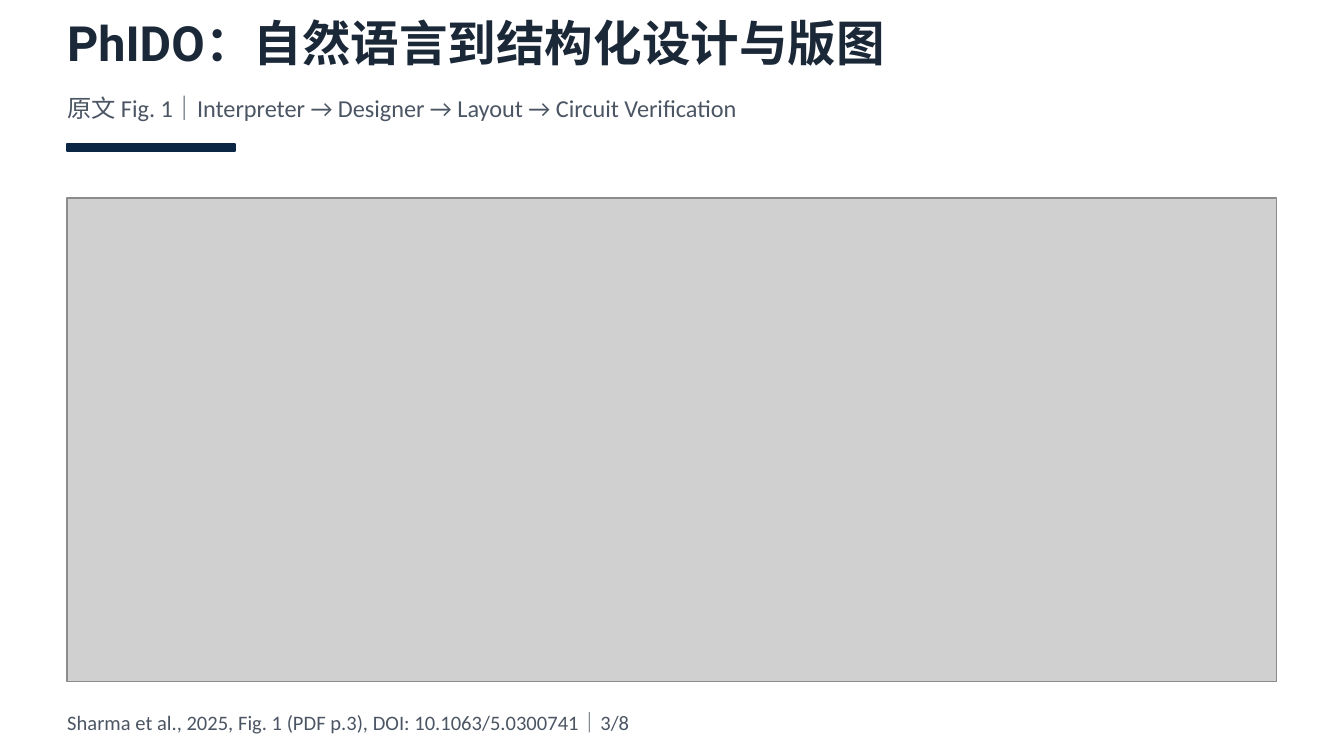
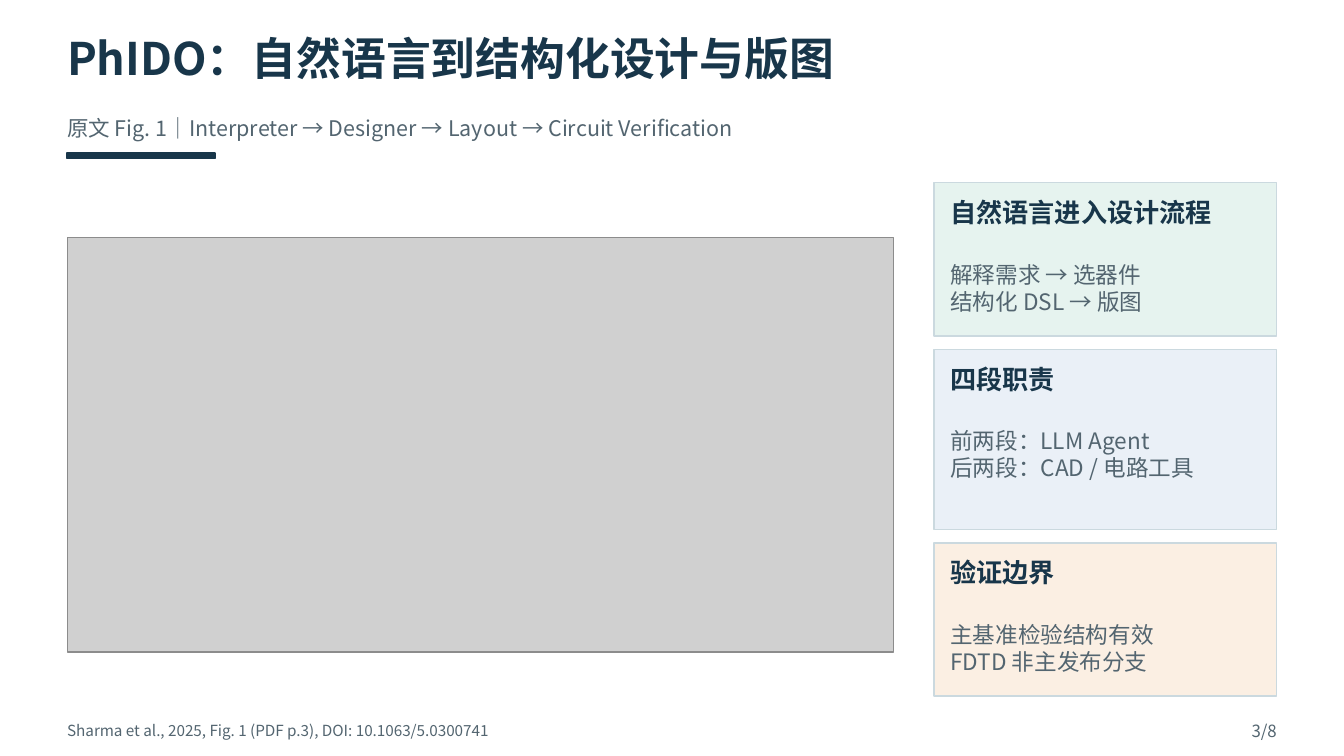
Before and after one commit to LlewynDavis/PIC_Harness_Research, a slide deck: slide 3 of presentations/task-018-class-harness/Harness_课堂汇报_项目重点版.pptx. Drawn at 1344x756 pixels with LibreOffice and Linux fonts; fonts in the diff are those of the drawing; grey boxes stand for pictures. Boxes give left, top, right and bottom in pixels: in the first picture for what was removed or moved away, otherwise in the second. Text is boxed around its words. In the diff, an @@ line names an element or a change of style, - is before the commit and + after.

```diff
--- a/presentations/task-018-class-harness/Harness_课堂汇报_项目重点版.pptx
+++ b/presentations/task-018-class-harness/Harness_课堂汇报_项目重点版.pptx
@@ text "PhIDO：自然语言到结构化设计与版图": place and size @@
-text "PhIDO：自然语言到结构化设计与版图" at box(67, 19, 885, 66)
+text "PhIDO：自然语言到结构化设计与版图" at box(67, 36, 834, 79)
@@ text "PhIDO：自然语言到结构化设计与版图" at box(67, 36, 834, 79): size 26 to 24 pt, font Roboto to Noto Sans CJK SC, text colour #1B2838 to #18364A; vertical alignment top to middle @@
@@ text "原文 Fig. 1｜Interpreter → Designer ...": place and size @@
-text "原文 Fig. 1｜Interpreter → Designer ..." at box(67, 96, 736, 121)
+text "原文 Fig. 1｜Interpreter → Designer ..." at box(67, 117, 733, 142)
@@ text "原文 Fig. 1｜Interpreter → Designer ..." at box(67, 117, 733, 142): size 13 to 11.5 pt, font Calibri to Noto Sans CJK SC, text colour #4B5563 to #536570; vertical alignment top to middle @@
@@ rectangle: place and size @@
-rectangle at box(67, 144, 235, 151)
+rectangle at box(67, 153, 215, 159)
@@ rectangle at box(67, 153, 215, 159): fill #0B2545 to #18364A; outline #0B2545 1 pt to #18364A 1 pt @@
@@ rectangle added at box(934, 183, 1277, 336), fill #E6F3EF, outline #CBD9DF 0.7 pt @@
@@ text added at box(950, 199, 1212, 225), 14 pt, text #18364A, bold @@
+自然语言进入设计流程
@@ picture: place and size @@
-picture at box(67, 198, 1277, 681)
+picture at box(67, 238, 894, 652)
@@ text added at box(950, 264, 1142, 312), 12.1 pt, text #536570 @@
+解释需求 → 选器件
+结构化 DSL → 版图
@@ rectangle added at box(934, 349, 1277, 530), fill #EAF0F7, outline #CBD9DF 0.7 pt @@
@@ text added at box(950, 366, 1055, 392), 14 pt, text #18364A, bold @@
+四段职责
@@ text added at box(950, 430, 1193, 478), 12.1 pt, text #536570 @@
+前两段：LLM Agent
+后两段：CAD / 电路工具
@@ rectangle added at box(934, 543, 1277, 696), fill #FBEFE3, outline #CBD9DF 0.7 pt @@
@@ text added at box(950, 559, 1055, 585), 14 pt, text #18364A, bold @@
+验证边界
@@ text added at box(950, 624, 1154, 672), 12.1 pt, text #536570 @@
+主基准检验结构有效
+FDTD 非主发布分支
@@ text at box(67, 723, 489, 740): text changed; size 11 to 8.2 pt; font Calibri to Noto Sans CJK SC; text colour #4B5563 to #536570 @@
-Sharma et al., 2025, Fig. 1 (PDF p.3), DOI: 10.1063/5.0300741｜3/8
+Sharma et al., 2025, Fig. 1 (PDF p.3), DOI: 10.1063/5.0300741
@@ text added at box(1252, 723, 1277, 740), 9 pt, text #536570 @@
+3/8
```
Also in this commit, not shown: 7 other slides changed, 30 other files.
